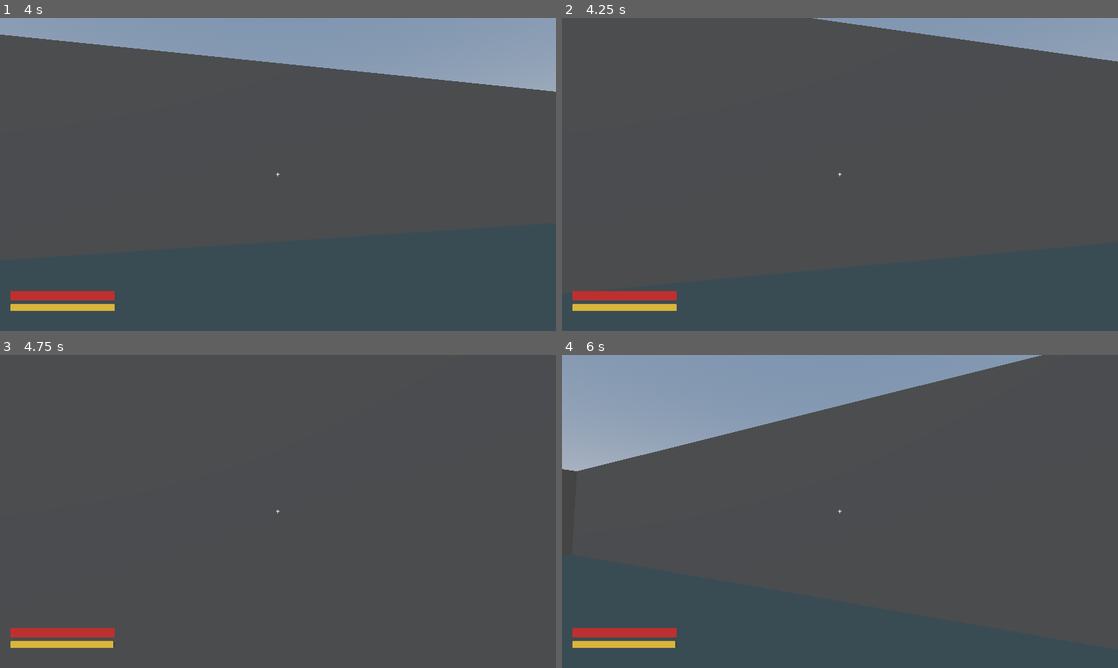
Above: before the commit, frames 1-4 (two rows, left to right).
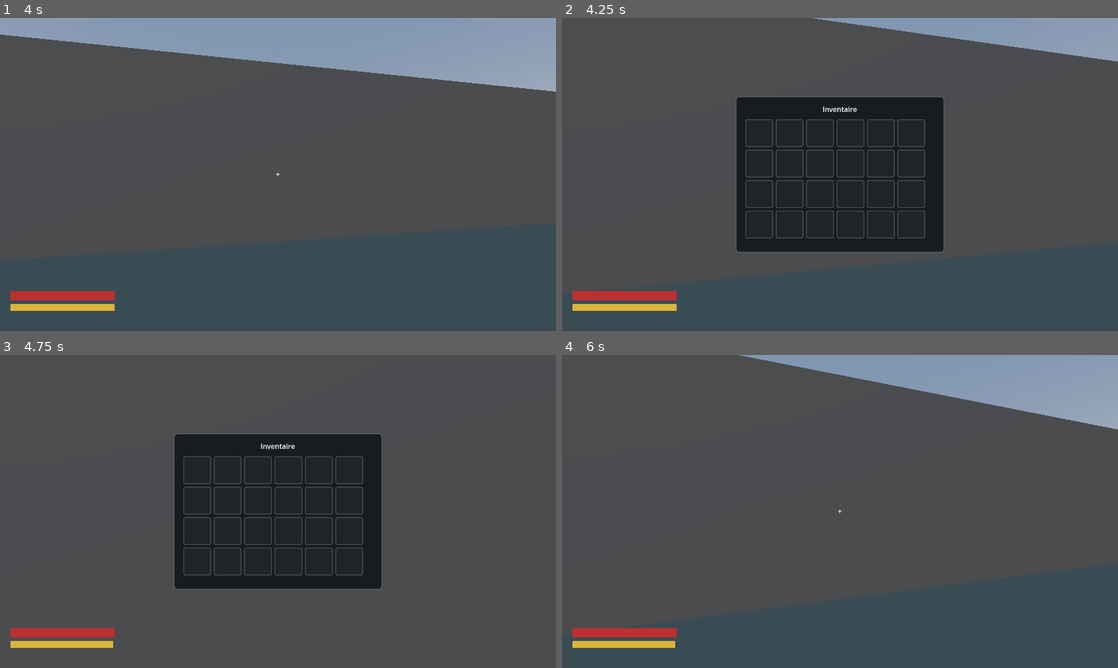
Above: after the commit, the same moments.

Repository: RosierKirill/QuietPlaceGame
Game: Godot game, scene res://world/test_room.tscn
Two runs of this game, one before a commit and one after it. Both use one fixed random seed, a clock stepped at 60 frames per second and the inputs below.
Inputs (mouse positions are in pixels of both pictures, inside the frame that each line leads up to):
- Up to frame 1 (4 s): tap Enter at 0.5 s; move the mouse to (305, 174) at 0.52 s; hold E (interact) 0.53-1.28 s; hold W (move_forward) from 0.53 s (still down); tap Space (jump) at 0.77, 1.52, 3.02, 3.77 s; move the mouse to (250, 174) at 1.27 s; tap Shift (sprint) at 1.35, 2.85 s; move the mouse to (289, 168) at 2.02 s; hold E (interact) 2.03-2.78 s; move the mouse to (272, 180) at 2.77 s; move the mouse to (316, 177) at 3.52 s; hold E (interact) from 3.53 s (still down)
- Up to frame 2 (4.25 s): keep holding W (move_forward); keep holding E (interact); tap Tab (inventory) at 4.15 s
- Up to frame 3 (4.75 s): keep holding W (move_forward); move the mouse to (233, 508) at 4.27 s; release E (interact) at 4.28 s; tap Shift (sprint) at 4.35 s; tap Space (jump) at 4.52 s
- Up to frame 4 (6 s): tap Escape (ui_cancel) at 4.9 s; move the mouse to (867, 511) at 5.02 s; release W (move_forward) at 5.03 s; hold S (move_back) 5.03-5.78 s; hold E (interact) 5.03-5.78 s; click (867, 511) at 5.17 s; move the mouse to (817, 505) at 5.77 s; hold D (move_right) from 5.78 s (still down); tap Shift (sprint) at 5.85 s

Frame 1 is identical in both runs. In frame 2, 17% of the frame differs, in the area x 31-69%, y 25-75%; in frame 3, 17%; in frame 4, 19%, in the area x 0-100%, y 0-38%.

Commit message:
feat: ajoute l'interface d'inventaire avec glisser-déposer
Grille d'emplacements ouverte par Tab, reconstruite depuis le modèle et
redessinée à chaque signal changed. Glisser-déposer entre emplacements
(déplacement, fusion des piles identiques, échange sinon) et clic droit pour
scinder une pile. L'interface ne touche jamais aux données : elle remonte
l'intention, le modèle décide.

Ajoute l'autoload UiState, qui centralise le mode de la souris : dès qu'une
interface modale est ouverte, le curseur est rendu au joueur et la rotation
de la vue est suspendue, ce qui évite que chaque écran gère la souris dans
son coin.

GAME-304 GAME-306

Diff:
--- /dev/null
+++ b/autoload/ui_state.gd
@@ -0,0 +1,33 @@
+extends Node
+
+## Suit l'ouverture des interfaces modales (inventaire, craft, coffre).
+##
+## Autoload. Centralise le mode de la souris : dès qu'au moins une interface
+## est ouverte, le curseur est rendu au joueur et la vue cesse de tourner.
+## Évite que chaque écran gère la souris dans son coin et se contredise.
+
+## Émis quand on passe de « aucune interface » à « au moins une », et inversement.
+signal ui_open_changed(is_open: bool)
+
+## Nombre d'interfaces modales actuellement ouvertes.
+var _open_count: int = 0
+
+
+## Signale l'ouverture d'une interface modale.
+func push_ui() -> void:
+	_open_count += 1
+	if _open_count == 1:
+		Input.mouse_mode = Input.MOUSE_MODE_VISIBLE
+		ui_open_changed.emit(true)
+
+
+## Signale la fermeture d'une interface modale.
+func pop_ui() -> void:
+	_open_count = maxi(_open_count - 1, 0)
+	if _open_count == 0:
+		Input.mouse_mode = Input.MOUSE_MODE_CAPTURED
+		ui_open_changed.emit(false)
+
+
+func is_any_open() -> bool:
+	return _open_count > 0
--- a/player/player.tscn
+++ b/player/player.tscn
@@ -1,10 +1,11 @@
-[gd_scene load_steps=7 format=3]
+[gd_scene load_steps=8 format=3]
 
 [ext_resource type="Script" path="res://player/player_controller.gd" id="1_controller"]
 [ext_resource type="Script" path="res://systems/interaction/interaction_ray.gd" id="2_ray"]
 [ext_resource type="PackedScene" path="res://ui/hud.tscn" id="3_hud"]
 [ext_resource type="Script" path="res://systems/combat/health.gd" id="4_health"]
 [ext_resource type="Script" path="res://systems/combat/energy.gd" id="5_energy"]
+[ext_resource type="Script" path="res://systems/inventory/inventory.gd" id="6_inventory"]
 
 [sub_resource type="CapsuleShape3D" id="CapsuleShape3D_body"]
 radius = 0.4
@@ -32,6 +33,9 @@
 [node name="Energy" type="Node" parent="."]
 script = ExtResource("5_energy")
 
+[node name="Inventory" type="Node" parent="."]
+script = ExtResource("6_inventory")
+
 [node name="Hud" parent="." instance=ExtResource("3_hud")]
 interaction_ray_path = NodePath("../CameraPivot/Camera3D/InteractionRay")
 health_path = NodePath("../Health")
--- a/player/player_controller.gd
+++ b/player/player_controller.gd
@@ -42,6 +42,10 @@
 
 
 func _unhandled_input(event: InputEvent) -> void:
+	# Quand une interface est ouverte, elle a la main sur la souris.
+	if UiState.is_any_open():
+		return
+
 	if event is InputEventMouseMotion and _is_mouse_captured():
 		_rotate_view(event.relative)
 	elif event.is_action_pressed("ui_cancel"):
--- a/project.godot
+++ b/project.godot
@@ -16,6 +16,10 @@
 run/main_scene="res://world/test_room.tscn"
 config/features=PackedStringArray("4.3", "Forward Plus")
 config/icon="res://icon.svg"
+
+[autoload]
+
+UiState="*res://autoload/ui_state.gd"
 
 [display]
 
--- a/ui/hud.tscn
+++ b/ui/hud.tscn
@@ -1,6 +1,7 @@
-[gd_scene load_steps=4 format=3]
+[gd_scene load_steps=5 format=3]
 
 [ext_resource type="Script" path="res://ui/hud.gd" id="1_hud"]
+[ext_resource type="PackedScene" path="res://ui/inventory/inventory_panel.tscn" id="2_inventory"]
 
 [sub_resource type="StyleBoxFlat" id="StyleBoxFlat_health"]
 bg_color = Color(0.74, 0.19, 0.19, 1)
@@ -75,3 +76,6 @@
 max_value = 100.0
 value = 100.0
 show_percentage = false
+
+[node name="InventoryPanel" parent="." instance=ExtResource("2_inventory")]
+inventory_path = NodePath("../../Inventory")
--- /dev/null
+++ b/ui/inventory/inventory_panel.gd
@@ -0,0 +1,96 @@
+class_name InventoryPanel
+extends Control
+
+## Panneau d'inventaire : grille d'emplacements ouverte par la touche Inventaire.
+##
+## Construit un [ItemSlotUI] par emplacement du modèle, puis redessine la grille
+## à chaque signal [signal Inventory.changed]. Toute action de l'utilisateur est
+## traduite en appel au modèle, jamais appliquée directement à l'affichage.
+
+const SLOT_SCENE: PackedScene = preload("res://ui/inventory/item_slot_ui.tscn")
+
+## Chemin vers le composant [Inventory] à afficher.
+@export var inventory_path: NodePath
+## Nombre d'emplacements par ligne.
+@export var columns: int = 6
+
+@onready var _grid: GridContainer = $Background/Margin/Content/Grid
+
+## Modèle affiché.
+var _inventory: Inventory
+## Emplacements affichés, dans le même ordre que ceux du modèle.
+var _slot_uis: Array[ItemSlotUI] = []
+
+
+func _ready() -> void:
+	hide()
+
+	_inventory = get_node_or_null(inventory_path) as Inventory
+	if _inventory == null:
+		push_warning("InventoryPanel : aucun Inventory trouvé à '%s'." % inventory_path)
+		return
+
+	_grid.columns = columns
+	_build_slots()
+	_inventory.changed.connect(_refresh)
+	_refresh()
+
+
+func _unhandled_input(event: InputEvent) -> void:
+	if event.is_action_pressed("inventory"):
+		toggle()
+		get_viewport().set_input_as_handled()
+	elif visible and event.is_action_pressed("ui_cancel"):
+		close()
+		get_viewport().set_input_as_handled()
+
+
+## Ouvre ou ferme le panneau.
+func toggle() -> void:
+	if visible:
+		close()
+	else:
+		open()
+
+
+func open() -> void:
+	if visible:
+		return
+	show()
+	UiState.push_ui()
+
+
+func close() -> void:
+	if not visible:
+		return
+	hide()
+	UiState.pop_ui()
+
+
+## Crée un emplacement affiché par emplacement du modèle.
+func _build_slots() -> void:
+	for child in _grid.get_children():
+		child.queue_free()
+	_slot_uis.clear()
+
+	for index in _inventory.slots.size():
+		var slot_ui := SLOT_SCENE.instantiate() as ItemSlotUI
+		slot_ui.slot_index = index
+		slot_ui.drop_requested.connect(_on_drop_requested)
+		slot_ui.split_requested.connect(_on_split_requested)
+		_grid.add_child(slot_ui)
+		_slot_uis.append(slot_ui)
+
+
+## Redessine tous les emplacements à partir du modèle.
+func _refresh() -> void:
+	for index in _slot_uis.size():
+		_slot_uis[index].display(_inventory.slots[index])
+
+
+func _on_drop_requested(from_index: int, to_index: int) -> void:
+	_inventory.move_slot(from_index, to_index)
+
+
+func _on_split_requested(index: int) -> void:
+	_inventory.split_slot(index)
--- /dev/null
+++ b/ui/inventory/inventory_panel.tscn
@@ -0,0 +1,56 @@
+[gd_scene load_steps=3 format=3]
+
+[ext_resource type="Script" path="res://ui/inventory/inventory_panel.gd" id="1_panel"]
+
+[sub_resource type="StyleBoxFlat" id="StyleBoxFlat_bg"]
+bg_color = Color(0.09, 0.1, 0.11, 0.95)
+border_width_left = 2
+border_width_top = 2
+border_width_right = 2
+border_width_bottom = 2
+border_color = Color(0.35, 0.37, 0.4, 1)
+corner_radius_top_left = 8
+corner_radius_top_right = 8
+corner_radius_bottom_right = 8
+corner_radius_bottom_left = 8
+
+[node name="InventoryPanel" type="Control"]
+anchors_preset = 15
+anchor_right = 1.0
+anchor_bottom = 1.0
+grow_horizontal = 2
+grow_vertical = 2
+mouse_filter = 2
+script = ExtResource("1_panel")
+
+[node name="Background" type="PanelContainer" parent="."]
+anchors_preset = 8
+anchor_left = 0.5
+anchor_top = 0.5
+anchor_right = 0.5
+anchor_bottom = 0.5
+offset_left = -240.0
+offset_top = -180.0
+offset_right = 240.0
+offset_bottom = 180.0
+grow_horizontal = 2
+grow_vertical = 2
+theme_override_styles/panel = SubResource("StyleBoxFlat_bg")
+
+[node name="Margin" type="MarginContainer" parent="Background"]
+theme_override_constants/margin_left = 20
+theme_override_constants/margin_top = 16
+theme_override_constants/margin_right = 20
+theme_override_constants/margin_bottom = 16
+
+[node name="Content" type="VBoxContainer" parent="Background/Margin"]
+theme_override_constants/separation = 12
+
+[node name="Title" type="Label" parent="Background/Margin/Content"]
+text = "Inventaire"
+horizontal_alignment = 1
+
+[node name="Grid" type="GridContainer" parent="Background/Margin/Content"]
+theme_override_constants/h_separation = 6
+theme_override_constants/v_separation = 6
+columns = 6
--- /dev/null
+++ b/ui/inventory/item_slot_ui.gd
@@ -0,0 +1,67 @@
+class_name ItemSlotUI
+extends Panel
+
+## Emplacement d'inventaire affiché à l'écran.
+##
+## Affiche une pile et sert de source comme de cible au glisser-déposer.
+## Ne modifie jamais l'inventaire lui-même : il remonte l'intention via
+## [signal drop_requested], que le panneau traduit en appel au modèle.
+
+## Émis quand une pile est lâchée sur cet emplacement.
+signal drop_requested(from_index: int, to_index: int)
+## Émis sur clic droit, pour scinder la pile en deux.
+signal split_requested(index: int)
+
+## Position de cet emplacement dans l'inventaire.
+@export var slot_index: int = 0
+
+@onready var _icon: TextureRect = $Icon
+@onready var _quantity_label: Label = $Quantity
+
+## Pile actuellement affichée, ou null.
+var _stack: ItemStack
+
+
+## Met l'affichage à jour à partir de [param stack].
+func display(stack: ItemStack) -> void:
+	_stack = stack
+
+	if stack == null or stack.is_empty():
+		_icon.texture = null
+		_quantity_label.text = ""
+		tooltip_text = ""
+		return
+
+	_icon.texture = stack.item.icon
+	_quantity_label.text = str(stack.quantity) if stack.quantity > 1 else ""
+	tooltip_text = "%s\n%s" % [stack.item.display_name, stack.item.description]
+
+
+func _gui_input(event: InputEvent) -> void:
+	if event is InputEventMouseButton:
+		var mouse_event := event as InputEventMouseButton
+		if mouse_event.pressed and mouse_event.button_index == MOUSE_BUTTON_RIGHT:
+			split_requested.emit(slot_index)
+
+
+func _get_drag_data(_at_position: Vector2) -> Variant:
+	if _stack == null or _stack.is_empty():
+		return null
+
+	var preview := TextureRect.new()
+	preview.texture = _stack.item.icon
+	preview.expand_mode = TextureRect.EXPAND_IGNORE_SIZE
+	preview.stretch_mode = TextureRect.STRETCH_KEEP_ASPECT_CENTERED
+	preview.custom_minimum_size = Vector2(48, 48)
+	preview.size = Vector2(48, 48)
+	set_drag_preview(preview)
+
+	return {"source_index": slot_index}
+
+
+func _can_drop_data(_at_position: Vector2, data: Variant) -> bool:
+	return data is Dictionary and (data as Dictionary).has("source_index")
+
+
+func _drop_data(_at_position: Vector2, data: Variant) -> void:
+	drop_requested.emit(int((data as Dictionary)["source_index"]), slot_index)
--- /dev/null
+++ b/ui/inventory/item_slot_ui.tscn
@@ -0,0 +1,50 @@
+[gd_scene load_steps=3 format=3]
+
+[ext_resource type="Script" path="res://ui/inventory/item_slot_ui.gd" id="1_slot"]
+
+[sub_resource type="StyleBoxFlat" id="StyleBoxFlat_slot"]
+bg_color = Color(0.13, 0.14, 0.16, 0.9)
+border_width_left = 2
+border_width_top = 2
+border_width_right = 2
+border_width_bottom = 2
+border_color = Color(0.29, 0.31, 0.34, 1)
+corner_radius_top_left = 4
+corner_radius_top_right = 4
+corner_radius_bottom_right = 4
+corner_radius_bottom_left = 4
+
+[node name="ItemSlotUI" type="Panel"]
+custom_minimum_size = Vector2(64, 64)
+theme_override_styles/panel = SubResource("StyleBoxFlat_slot")
+script = ExtResource("1_slot")
+
+[node name="Icon" type="TextureRect" parent="."]
+anchors_preset = 15
+anchor_right = 1.0
+anchor_bottom = 1.0
+offset_left = 6.0
+offset_top = 6.0
+offset_right = -6.0
+offset_bottom = -6.0
+grow_horizontal = 2
+grow_vertical = 2
+mouse_filter = 2
+expand_mode = 1
+stretch_mode = 5
+
+[node name="Quantity" type="Label" parent="."]
+anchors_preset = 3
+anchor_left = 1.0
+anchor_top = 1.0
+anchor_right = 1.0
+anchor_bottom = 1.0
+offset_left = -34.0
+offset_top = -24.0
+offset_right = -4.0
+offset_bottom = -2.0
+grow_horizontal = 0
+grow_vertical = 0
+mouse_filter = 2
+horizontal_alignment = 2
+vertical_alignment = 2
